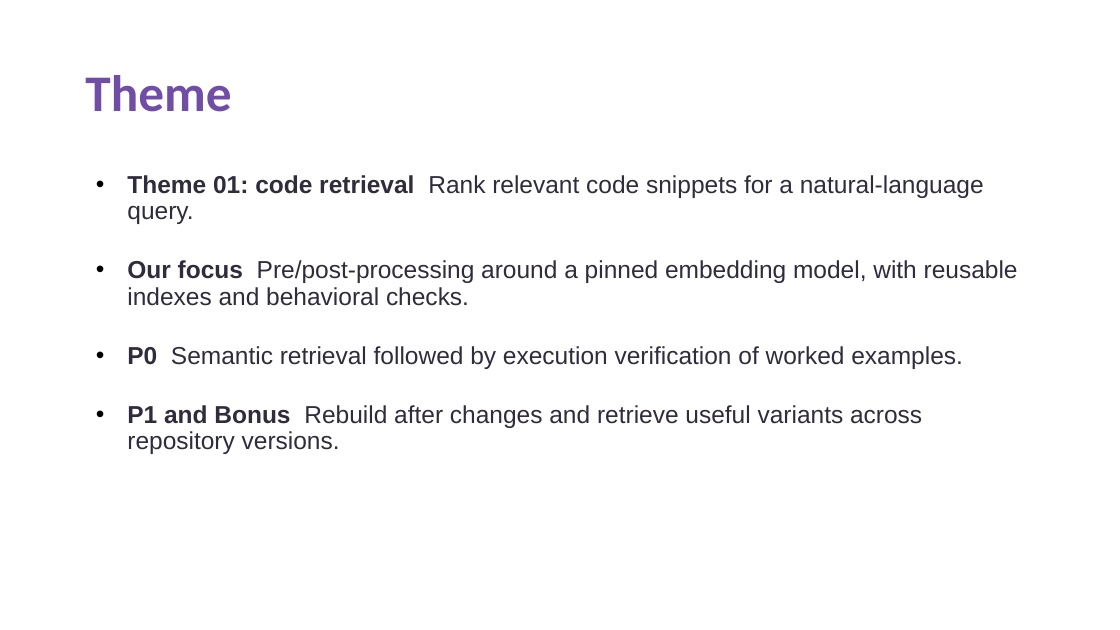
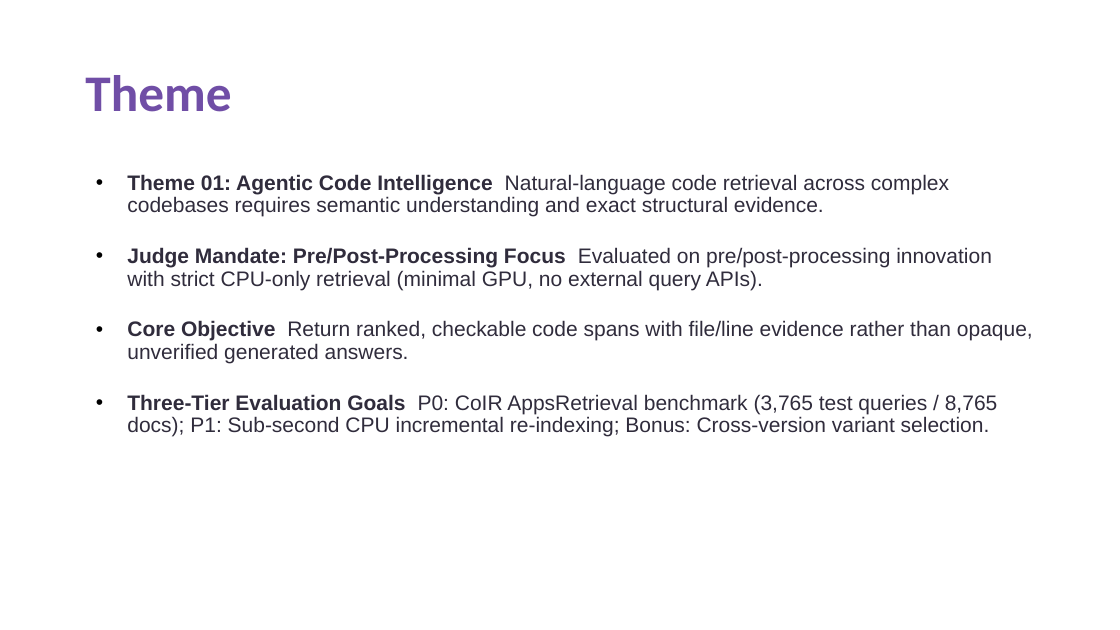
Before and after one commit to krizz711/CodeDoctor-Agentic-Semantic-and-Structural-Intelligence-for-Code-Repositories, a slide deck: slide 2 of VITV_Doctors_Submission.pptx. Drawn at 1120x630 pixels with LibreOffice and Linux fonts; fonts in the diff are those of the drawing. Boxes give left, top, right and bottom in pixels: in the first picture for what was removed or moved away, otherwise in the second. Text is boxed around its words. In the diff, an @@ line names an element or a change of style, - is before the commit and + after.

Commit message:
Update finalized presentation deck and PDF with audited roster, architecture, and Kaggle benchmarks

```diff
--- a/VITV_Doctors_Submission.pptx
+++ b/VITV_Doctors_Submission.pptx
@@ text at [127,174,1033,437]: text changed; size 21 to 18 pt @@
-• Theme 01: code retrieval Rank relevant code snippets for a natural-language query.
-• Our focus Pre/post-processing around a pinned embedding model, with reusable indexes and behavioral checks.
-• P0 Semantic retrieval followed by execution verification of worked examples.
-• P1 and Bonus Rebuild after changes and retrieve useful variants across repository versions.
+• Theme 01: Agentic Code Intelligence Natural-language code retrieval across complex codebases requires semantic understanding and exact structural evidence.
+• Judge Mandate: Pre/Post-Processing Focus Evaluated on pre/post-processing innovation with strict CPU-only retrieval (minimal GPU, no external query APIs).
+• Core Objective Return ranked, checkable code spans with file/line evidence rather than opaque, unverified generated answers.
+• Three-Tier Evaluation Goals P0: CoIR AppsRetrieval benchmark (3,765 test queries / 8,765 docs); P1: Sub-second CPU incremental re-indexing; Bonus: Cross-version variant selection.
```
Also in this commit, not shown: 9 other slides changed, 1 slide added, 1 slide removed, 1 other file.
